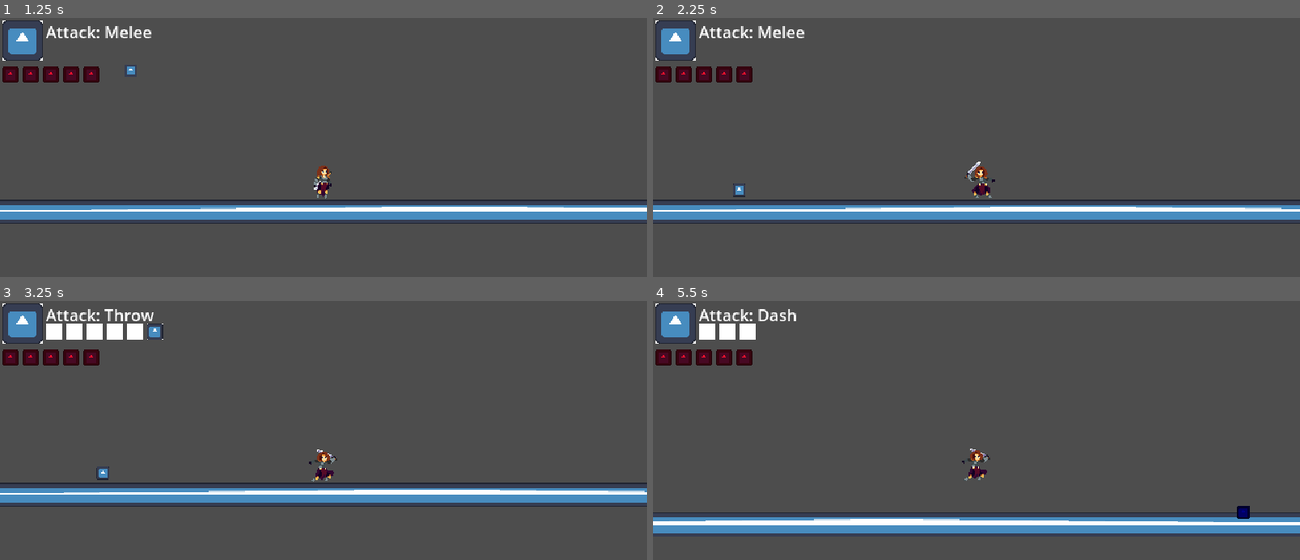
Above: before the commit, frames 1-4 (two rows, left to right).
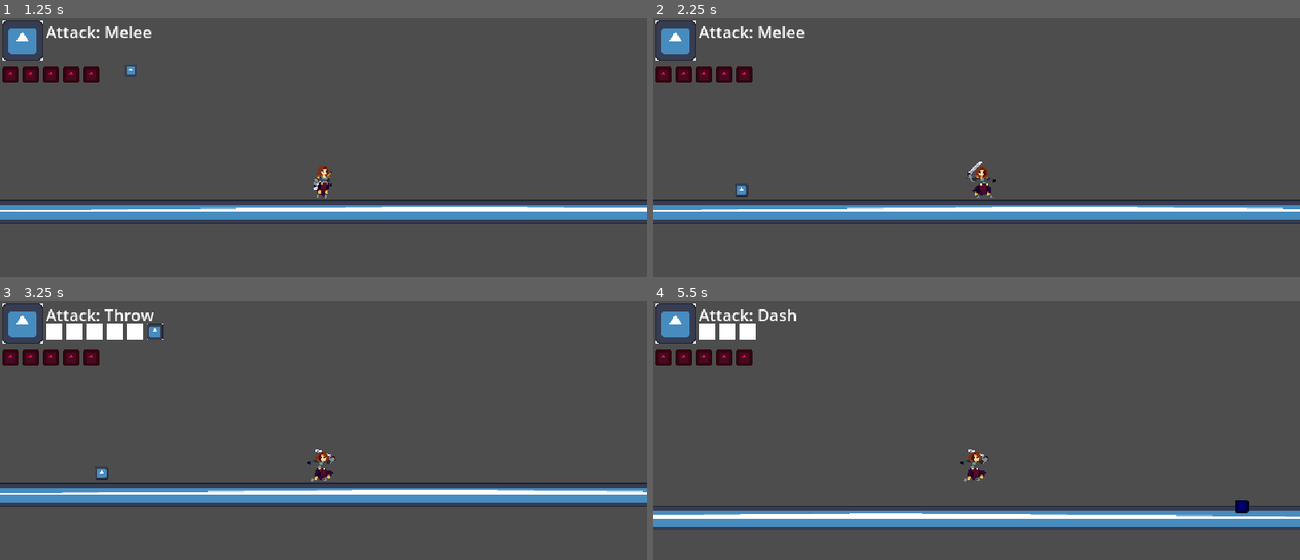
Above: after the commit, the same moments.

Repository: exglegaming/GameJamFighter
Game: Godot game, scene res://scenes/ui/main_menu.tscn
Same seed, same stepped clock (60 frames per second), same inputs: the game is played once before the commit and once after it. The engine's default icon, where the game draws it, is replaced by a stand-in: a white triangle on a blue panel in a dark square.
Inputs (mouse positions are in pixels of both pictures, inside the frame that each line leads up to):
- Up to frame 1 (1.25 s): click "Play" at 0.5 s
- Up to frame 2 (2.25 s): move the mouse to (1118, 181) at 1.27 s; hold D (move_right) from 1.28 s (still down); click (1118, 181) at 1.35 s; tap Space (jump) at 1.52 s; move the mouse to (847, 217) at 2.02 s; click (847, 217) at 2.1 s
- Up to frame 3 (3.25 s): tap Space (jump) at 2.27 s; move the mouse to (388, 402) at 2.77 s; release D (move_right) at 2.78 s; hold A (move_left) from 2.78 s (still down); tap Q (switch_attack) at 2.85 s; click (388, 402) at 3.05 s
- Up to frame 4 (5.5 s): move the mouse to (944, 554) at 3.52 s; release A (move_left) at 3.53 s; hold D (move_right) 3.53-5.03 s; click (944, 554) at 3.6 s; tap Space (jump) at 3.77, 4.52, 5.27 s; move the mouse to (1170, 536) at 4.27 s; click (1170, 536) at 4.35 s; move the mouse to (782, 427) at 5.02 s; hold A (move_left) from 5.03 s (still down); tap Q (switch_attack) at 5.1 s; click (782, 427) at 5.3 s

Frame 1 is identical in both runs. In frame 2, 0.2% of the frame differs, in the area x 7-98%, y 55-75%; in frame 3, 0.2%; in frame 4, 8.0%, in the area x 0-100%, y 57-90%.

Commit message:
Added sound effects for attack and hit

Diff:
--- a/project.godot
+++ b/project.godot
@@ -19,6 +19,7 @@
 
 GameConstants="*res://scenes/autoloads/game_constants.tscn"
 MusicPlayer="*res://scenes/autoloads/music_player.tscn"
+SoundEffectsPlayer="*res://scenes/autoloads/sound_effects_player.tscn"
 
 [debug]
 
--- /dev/null
+++ b/scenes/autoloads/sound_effects_player.tscn
@@ -0,0 +1,7 @@
+[gd_scene load_steps=2 format=3 uid="uid://c8yay001w2v3"]
+
+[ext_resource type="Script" path="res://scripts/autoloads/sound_effects_player.gd" id="1_script"]
+
+[node name="SoundEffectsPlayer" type="AudioStreamPlayer"]
+bus = &"sfx"
+script = ExtResource("1_script")
--- a/scripts/autoloads/music_player.gd
+++ b/scripts/autoloads/music_player.gd
@@ -6,7 +6,7 @@
 	"battle": preload("res://assets/audio/Battle theme.ogg"),
 	"outside_combat": preload("res://assets/audio/Outside combat.ogg"),
 	"level_halfway": preload("res://assets/audio/Completed half level.mp3"),
-	"level_finished": preload("res://assets/audio/Finished the level.mp3")
+	"level_finished": preload("res://assets/audio/Finished the level.mp3"),
 }
 
 var current_track_name: String = ""
--- /dev/null
+++ b/scripts/autoloads/sound_effects_player.gd
@@ -0,0 +1,52 @@
+extends AudioStreamPlayer
+
+@export var sound_effects: Dictionary = {
+	"sword_hit": preload("res://assets/audio/Sound effects/Sword hit.mp3"),
+	"sword_attack": preload("res://assets/audio/Sound effects/Sword swoosh.mp3"),
+}
+
+var default_volume: float = -10.0
+var current_effect: String = ""
+
+func _ready() -> void:
+	default_volume = volume_db
+
+
+func play_sound(sound_name: String, volume_override: float = -1.0) -> void:
+	if sound_name not in sound_effects:
+		print("Sound effect not found: ", sound_name)
+		return
+
+	current_effect = sound_name
+
+	if volume_override >= 0:
+		volume_db = volume_override
+	else:
+		volume_db = default_volume
+
+	stream = sound_effects[sound_name]
+	play()
+
+
+func stop_sound() -> void:
+	stop()
+	current_effect = ""
+
+
+#region Convenience functions for common sound effects
+func play_sword_hit() -> void:
+	play_sound("sword_hit")
+
+
+func play_sword_attack() -> void:
+	play_sound("sword_attack")
+
+
+func play_collect_item() -> void:
+	pass
+#endregion
+
+
+func set_effects_volume(new_volume: float) -> void:
+	default_volume = new_volume
+	volume_db = new_volume
--- a/scripts/components/hurtbox_component.gd
+++ b/scripts/components/hurtbox_component.gd
@@ -20,3 +20,4 @@
 	health_component.damage(hitbox_component.damage)
 
 	hit.emit()
+	SoundEffectsPlayer.play_sound("sword_hit")
--- a/scripts/game_object/player/player.gd
+++ b/scripts/game_object/player/player.gd
@@ -69,6 +69,8 @@
 	if Input.is_action_just_pressed(GameConstants.ATTACK) and not is_attacking:
 		is_attacking = true
 		attack()
+		await get_tree().create_timer(0.3).timeout
+		SoundEffectsPlayer.play_sound("sword_attack")
 
 	if Input.is_action_just_pressed("switch_attack"):
 		switch_weapon()
Not shown, added: assets/audio/Sound effects/Sword hit.mp3.import
Not shown, added: assets/audio/Sound effects/Sword swoosh.mp3.import
Not shown, added: scripts/autoloads/sound_effects_player.gd.uid
Not shown, added: assets/audio/Sound effects/Sword hit.mp3
Not shown, added: assets/audio/Sound effects/Sword swoosh.mp3
